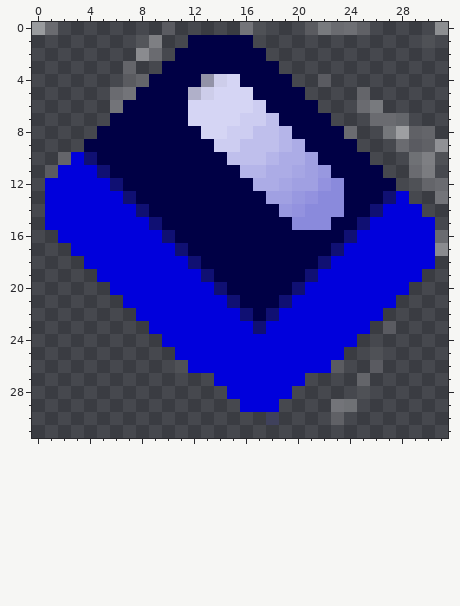
Two states of a pixel-art sprite, sprites/items/ultimatiumitem.png. This is how it looked before the edit.
The file is 32x32 pixels. Pixels under 10% opacity are left out. Colours within 5 levels of each other are drawn and written as one.
The same view after the edit:
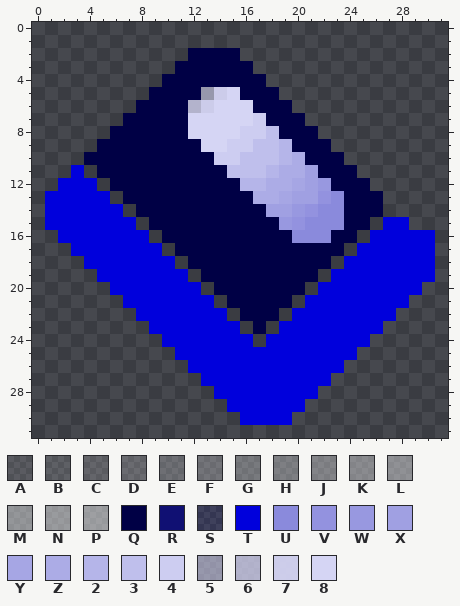
Palette (. is transparent): A #ffffff1b  B #ffffff21  C #ffffff29  D #ffffff31  E #ffffff37  F #ffffff3e  G #ffffff45  H #ffffff4d  J #ffffff54  K #ffffff5e  L #ffffff66  M #ffffff6c  N #ffffff73  P #ffffff79  Q #000045  R #101073  S #0000dc1a  T #0000dc  U #8a8adc  V #9392df  W #9898e0  X #a0a0e2  Y #a6a6e4  Z #acace6  2 #b5b5e9  3 #bfbfec  4 #cdcdf1  5 #d5d5f490  6 #d5d5f4c2  7 #d5d5f4f0  8 #d5d5f4
Diff:
@@ x 0..31 @@
- 0 NF........A.....FA...CGFED.....M
- 1 ........BH..QQQQQ.............A.
- 2 ........KF.QQQQQQQ..............
- 3 .......C..QQQQQQQQQ.............
- 4 .......CCQQQQ578QQQQ..A.........
- 5 ......FFQQQQ67888QQQQ....C......
- 6 ......FQQQQQ888884QQQQ...FG.....
- 7 ......QQQQQQ8888443QQQQ...FDE...
- 8 .....QQQQQQQQ8844332QQQQD..HPDC.
- 9 ....QQQQQQQQQQ443332ZQQQQ...FADL
-10 ..CTRQQQQQQQQQQ3332ZZXQQQQ...GHA
-11 .ATTTRQQQQQQQQQQ22ZZYXWQQQQ..DJ.
-12 .TTTTTRQQQQQQQQQQZZYXXVUQQQQ.ACF
-13 .TTTTTTRQQQQQQQQQQXXWVUUQQQRT..F
-14 .TTTTTTTRQQQQQQQQQQWVUUUQQRTTT..
-15 .TTTTTTTTRQQQQQQQQQQUUUQQRTTTTT.
-16 ..TTTTTTTTRQQQQQQQQQQQQQRTTTTTTF
-17 ...TTTTTTTTRQQQQQQQQQQQRTTTTTTTK
-18 ....TTTTTTTTRQQQQQQQQQRTTTTTTTT.
-19 .....TTTTTTTTRQQQQQQQRTTTTTTTT..
-20 ......TTTTTTTTRQQQQQRTTTTTTTT...
-21 .......TTTTTTTTRQQQRTTTTTTTT....
-22 ........TTTTTTTTRQRTTTTTTTT.....
-23 .........TTTTTTTTRTTTTTTTT.A....
-24 ..........TTTTTTTTTTTTTTT.......
-25 ...........TTTTTTTTTTTTT..A.....
-26 ...........ATTTTTTTTTTTC..A.....
-27 ..............TTTTTTT....C......
-28 ...............TTTTT.....A......
-29 ................TTT....FG.......
-30 ..................S....D........
+ 0 ................................
+ 1 ................................
+ 2 ............QQQQ................
+ 3 ...........QQQQQQ...............
+ 4 ..........QQQQQQQQ..............
+ 5 .........QQQQ578QQQ.............
+ 6 ........QQQQ67888QQQ............
+ 7 .......QQQQQ888884QQQ...........
+ 8 ......QQQQQQ8888443QQQ..........
+ 9 .....QQQQQQQQ8844332QQQ.........
+10 ....QQQQQQQQQQ443332ZQQQ........
+11 ...T.QQQQQQQQQQ3332ZZXQQQ.......
+12 ..TTT.QQQQQQQQQQ22ZZYXWQQQ......
+13 .TTTTT.QQQQQQQQQQZZYXXVUQQQ.....
+14 .TTTTTT.QQQQQQQQQQXXWVUUQQQ.....
+15 .TTTTTTT.QQQQQQQQQQWVUUUQQ.TT...
+16 ..TTTTTTT.QQQQQQQQQQUUUQQ.TTTTT.
+17 ...TTTTTTT.QQQQQQQQQQQQQ.TTTTTT.
+18 ....TTTTTTT.QQQQQQQQQQQ.TTTTTTT.
+19 .....TTTTTTT.QQQQQQQQQ.TTTTTTTT.
+20 ......TTTTTTT.QQQQQQQ.TTTTTTTT..
+21 .......TTTTTTT.QQQQQ.TTTTTTTT...
+22 ........TTTTTTT.QQQ.TTTTTTTT....
+23 .........TTTTTTT.Q.TTTTTTTT.....
+24 ..........TTTTTTT.TTTTTTTT......
+25 ...........TTTTTTTTTTTTTT.......
+26 ............TTTTTTTTTTTT........
+27 .............TTTTTTTTTT.........
+28 ..............TTTTTTTT..........
+29 ...............TTTTTT...........
+30 ................TTTT............
 31 ................................
Boxes around the changes in both pictures, in picture pixels (x1, y1, x2, y2):
changed: (32, 22, 448, 425)
